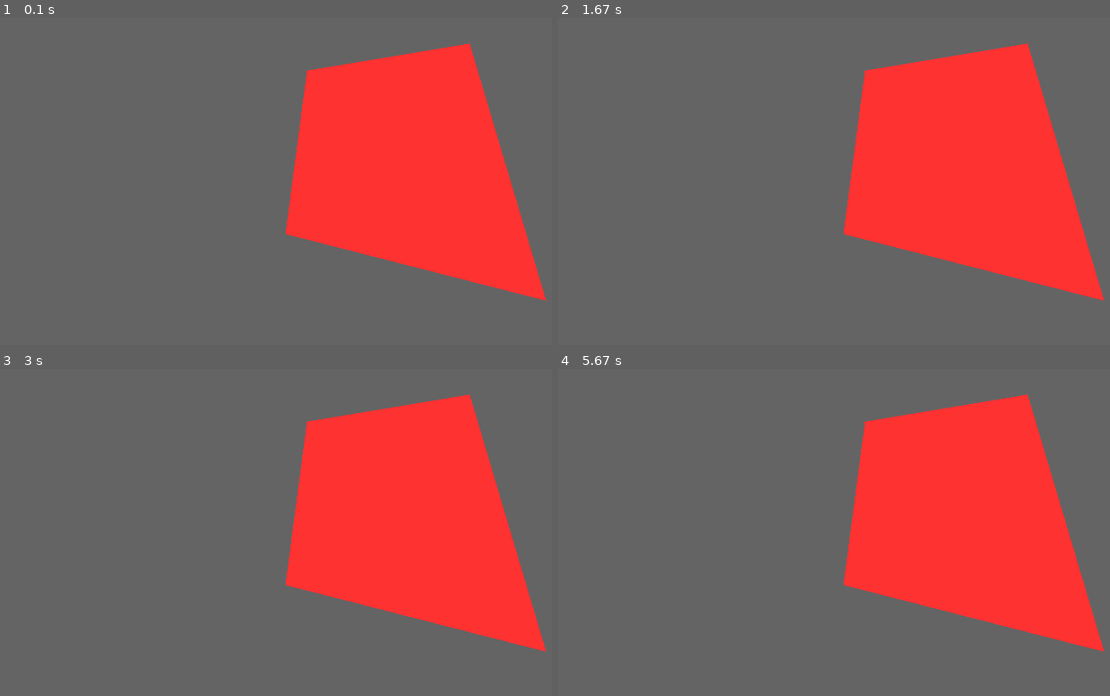
Above: before the commit, frames 1-4 (two rows, left to right).
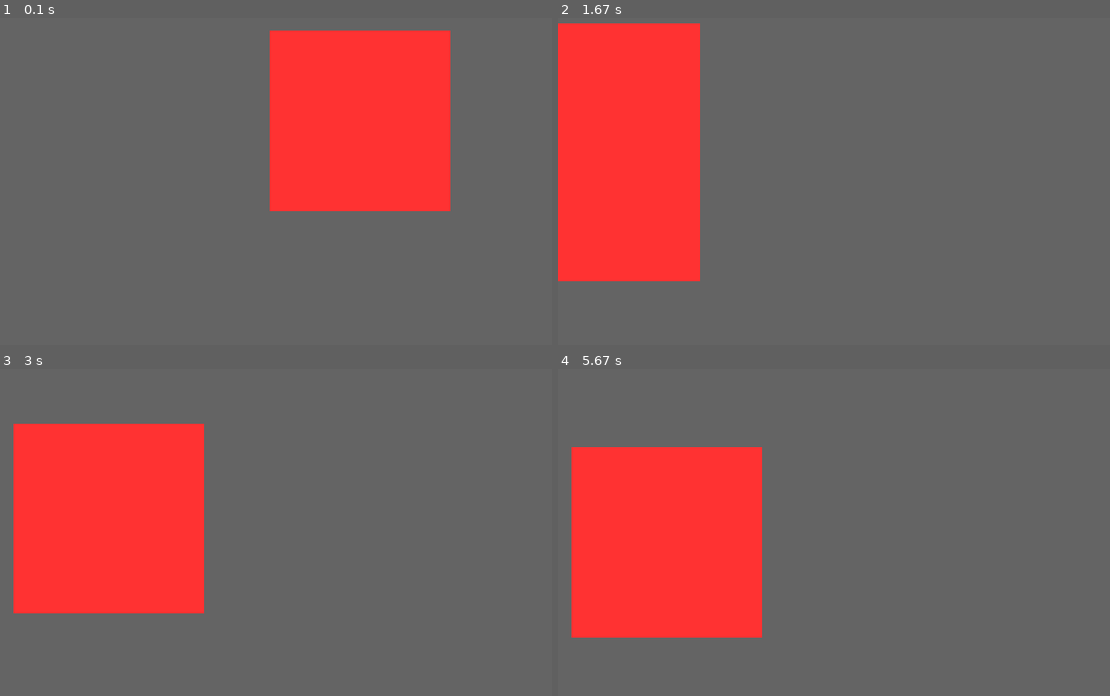
Above: after the commit, the same moments.

Repository: aaronpwinter/3d_space
Game: pygame game, started from pygame_example.py
Same seed, same stepped clock (60 frames per second), same inputs: the game is played once before the commit and once after it.
Inputs (mouse positions are in pixels of both pictures, inside the frame that each line leads up to):
- Up to frame 1 (0.1 s): no input
- Up to frame 2 (1.67 s): hold Ctrl 0.33-0.8 s; hold D 0.33-0.8 s; move the mouse to (889, 138) at 0.37 s; hold D 0.83-1.3 s; move the mouse to (outside the picture) at 0.87 s; tap Space at 0.9, 1.2, 1.4 s; tap Shift at 0.98 s; hold W 1.33-1.63 s; move the mouse to (745, 122) at 1.37 s
- Up to frame 3 (3 s): hold D 1.67-2.13 s; move the mouse to (138, 404) at 1.7 s; tap Space at 1.73, 2.03, 2.23, 2.53, 2.8 s; hold A 2.17-2.7 s; move the mouse to (outside the picture) at 2.2 s; tap Shift at 2.32 s; hold S from 2.73 s (still down); move the mouse to (441, 509) at 2.77 s
- Up to frame 4 (5.67 s): release S at 3.03 s; hold A 3.07-3.47 s; move the mouse to (outside the picture) at 3.1 s; tap Space at 3.13, 3.57, 3.97, 4.27, 4.63, 5.03, 5.33, 5.53 s; hold W 3.5-3.87 s; move the mouse to (662, 457) at 3.53 s; tap Shift at 3.65, 5.12 s; hold D 3.9-4.53 s; move the mouse to (927, 519) at 3.93 s; hold S 4.57-4.93 s; move the mouse to (894, 395) at 4.6 s; hold A 4.97-5.43 s; move the mouse to (1104, 542) at 5 s; hold D from 5.47 s (still down); move the mouse to (outside the picture) at 5.5 s

The runs differ from the first frame. In frame 1, 17% of the frame differs, in the area x 48-100%, y 3-87%; in frame 2, 45%, in the area x 0-100%, y 1-87%; in frame 3, 44%; in frame 4, 44%.

Commit message:
added movement to camera

Diff:
--- a/camera.py
+++ b/camera.py
@@ -33,11 +33,18 @@
         fraction = (-self._focus[2])/intersection_finder[2]
         return Vector(fraction*intersection_finder[0], fraction*intersection_finder[1])
 
-    def move_focus(self, v: vector):
+    def move_focus(self, v: Vector):
         '''
         This will just make the camera look funny - mainly for experimental purposes.
         '''
+        self._focus += v
 
+    def move_location(self, v: Vector):
+        '''
+        This will move where the focus point is in 3D space. (relative to the rotation)
+        '''
+        v = self._rot*v
+        self._loc += v
 
 
 if __name__ == '__main__':
--- a/linear_algebra.py
+++ b/linear_algebra.py
@@ -83,6 +83,9 @@
             return Vector(*(i+j for i,j in zip(self, right)))
         elif type(right) in {int, float}: #When right is a number, add said number to each of the components of this vector
             return Vector(*(i+right for i in self))
+        elif type(right) is tuple:
+            assert self.dimension() == len(right)
+            return Vector(*(i+j for i,j in zip(self, right)))
         else:
             return NotImplemented
 
@@ -95,6 +98,9 @@
             return Vector(*(i-j for i,j in zip(self, right)))
         elif type(right) in {int, float}: #When right is a number, subtract said number from each of the components of this vector
             return Vector(*(i-right for i in self))
+        elif type(right) is tuple:
+            assert self.dimension() == len(right)
+            return Vector(*(i-j for i,j in zip(self, right)))
         else:
             return NotImplemented
 
--- a/pygame_example.py
+++ b/pygame_example.py
@@ -55,7 +55,7 @@
         Runs everything before the main loop (and after __init__)
         '''
         #Camera Stuffs
-        rotation = Rotation(.2,.2,0)
+        rotation = Rotation(0,0,0)
         self._cam = Camera(rotation = rotation)
 
         #Example shapes
@@ -88,6 +88,26 @@
         Checks which keys are being pressed down and acts on them.
         '''
         keys = pygame.key.get_pressed()
+
+        movement = [0,0,0]
+
+        to_move = 10
+        if keys[pygame.K_LCTRL]:
+            to_move *= 5
+        if keys[pygame.K_LSHIFT]:
+            movement[1] = movement[1] +-to_move
+        if keys[pygame.K_SPACE]:
+            movement[1] = movement[1] +to_move
+        if keys[pygame.K_a]:
+            movement[0] = movement[0] +-to_move
+        if keys[pygame.K_d]:
+            movement[0] = movement[0] +to_move
+        if keys[pygame.K_s]:
+            movement[2] = movement[2] +-to_move
+        if keys[pygame.K_w]:
+            movement[2] = movement[2] +to_move
+
+        self._cam.move_location(Vector(*movement))
 
     def _handle_mouse(self) -> None:
         '''
